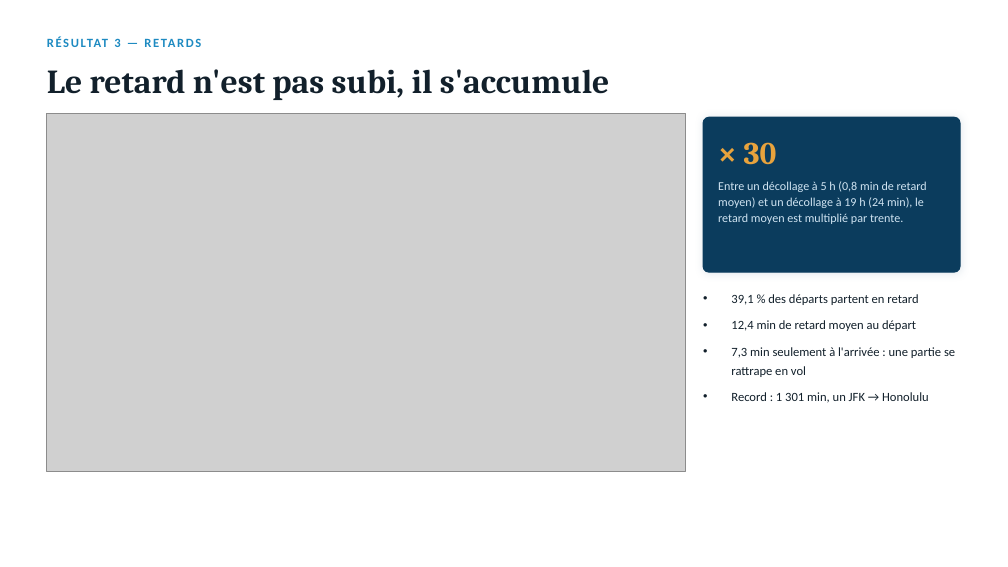
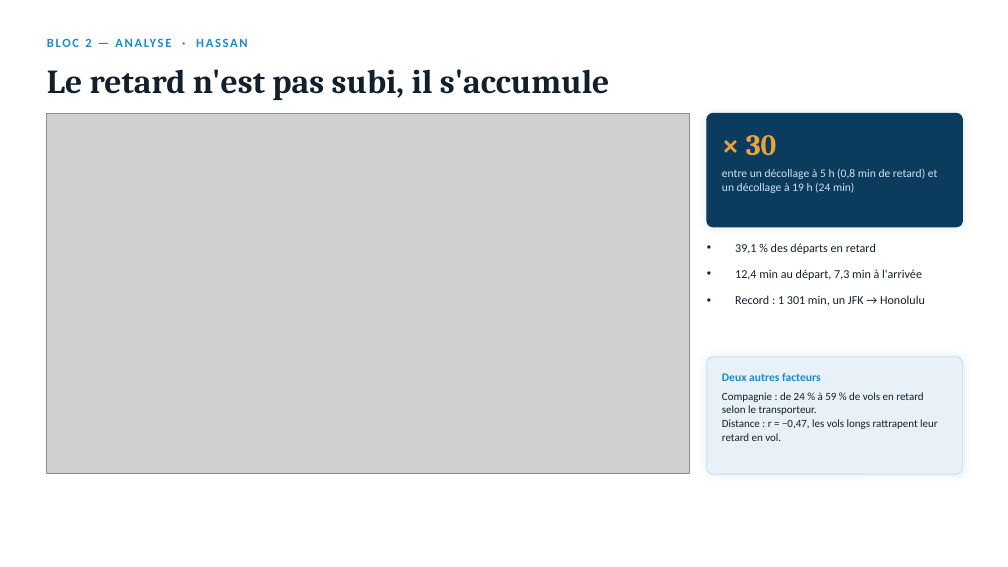
Before and after one commit to Salmabentisse/trafic-aerien-adp, a slide deck: slide 9 of presentation/Trafic_Aerien_ADP_presentation.pptx (slide 10 before the commit). Drawn at 1008x567 pixels with LibreOffice and Linux fonts; fonts in the diff are those of the drawing; grey boxes stand for pictures. Boxes give left, top, right and bottom in pixels: in the first picture for what was removed or moved away, otherwise in the second. Text is boxed around its words. In the diff, an @@ line names an element or a change of style, - is before the commit and + after.

```diff
--- a/presentation/Trafic_Aerien_ADP_presentation.pptx
+++ b/presentation/Trafic_Aerien_ADP_presentation.pptx
@@ text at box(85, 38, 91, 47): text changed @@
-RÉSULTAT 3 — RETARDS
+BLOC 2 — ANALYSE · HASSAN
@@ picture: place and size @@
-picture at box(47, 113, 686, 471)
+picture at box(47, 113, 690, 473)
@@ rounded rectangle: place and size @@
-rounded rectangle at box(703, 117, 960, 272)
+rounded rectangle at box(707, 113, 963, 227)
@@ rounded rectangle at box(707, 113, 963, 227): proportions changed @@
@@ text "× 30" at box(746, 135, 777, 156): size 30 to 28 pt @@
@@ text at box(722, 169, 938, 193): text changed; size 11.5 to 11 pt @@
-Entre un décollage à 5 h (0,8 min de retard moyen) et un décollage à 19 h (24 min), le retard moyen est multiplié par trente.
+entre un décollage à 5 h (0,8 min de retard) et un décollage à 19 h (24 min)
@@ text "39,1 % des départs en ...": place and size @@
-text "39,1 % des départs en ..." at box(731, 294, 955, 403)
+text "39,1 % des départs en ..." at box(735, 243, 925, 305)
@@ text at box(735, 243, 922, 280): text changed; size 12 to 11.5 pt @@
-• 39,1 % des départs partent en retard
-• 12,4 min de retard moyen au départ
-• 7,3 min seulement à l'arrivée : une partie se rattrape en vol
+• 39,1 % des départs en retard
+• 12,4 min au départ, 7,3 min à l'arrivée
@@ text at box(735, 295, 925, 305): size 12 to 11.5 pt in "Record : 1 301 min, un JFK ..." @@
@@ rounded rectangle added at box(707, 357, 963, 474), fill #E8F1F8, outline #CFE3F1 1 pt @@
@@ text added at box(722, 373, 821, 381), 11 pt, text #1D8AC1, bold @@
+Deux autres facteurs
@@ text added at box(722, 392, 938, 441), 10.5 pt, text #12202B @@
+Compagnie : de 24 % à 59 % de vols en retard selon le transporteur.
+Distance : r = −0,47, les vols longs rattrapent leur retard en vol.
```
Also in this commit, not shown: 6 other slides changed, 6 slides added, 12 slides removed, 1 other file.
